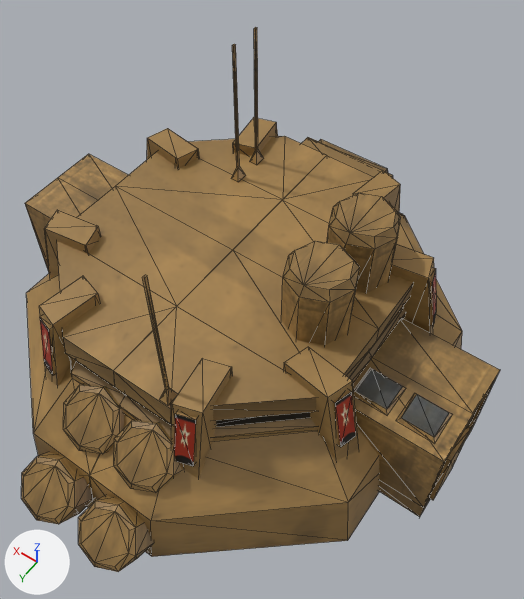
One commit to the COLLADA model art/meshes/structural/tecnical_center.dae: the scene before it, then after it.
Camera for both pictures: a 50 mm camera at (-10.8, 14.6, 23.9) aimed at (-1.6, 1.7, 3.6). Every picture has the same lights, and +X, +Y and +Z are marked at lower left. Mesh edges are drawn as thin lines.

The first picture shows 'tecnical_center'.
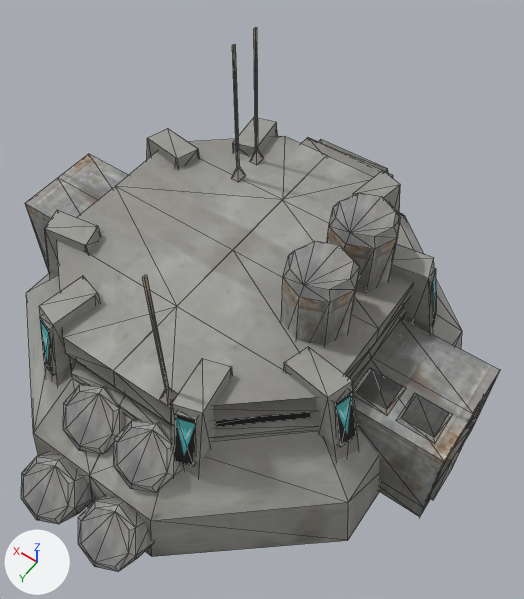
Boxes [x1, y1, x2, y2] around the edits, measured in the pictures (524 x 599 px):
'tecnical_center', surface changed (brown to grey)
    both: [21, 27, 500, 572]

The change, as a list of edits to the scene's bpy script:
```text
Add img_alliance_struct_png:
    img_alliance_struct_png = load_image('alliance_struct.png', '../../textures/skins/structural/alliance_struct.png', 2048, 1024, 'sRGB')
Change mat_material_002:
    mat_material_002.texture: img_coalition_struct_png -> img_alliance_struct_png
```
